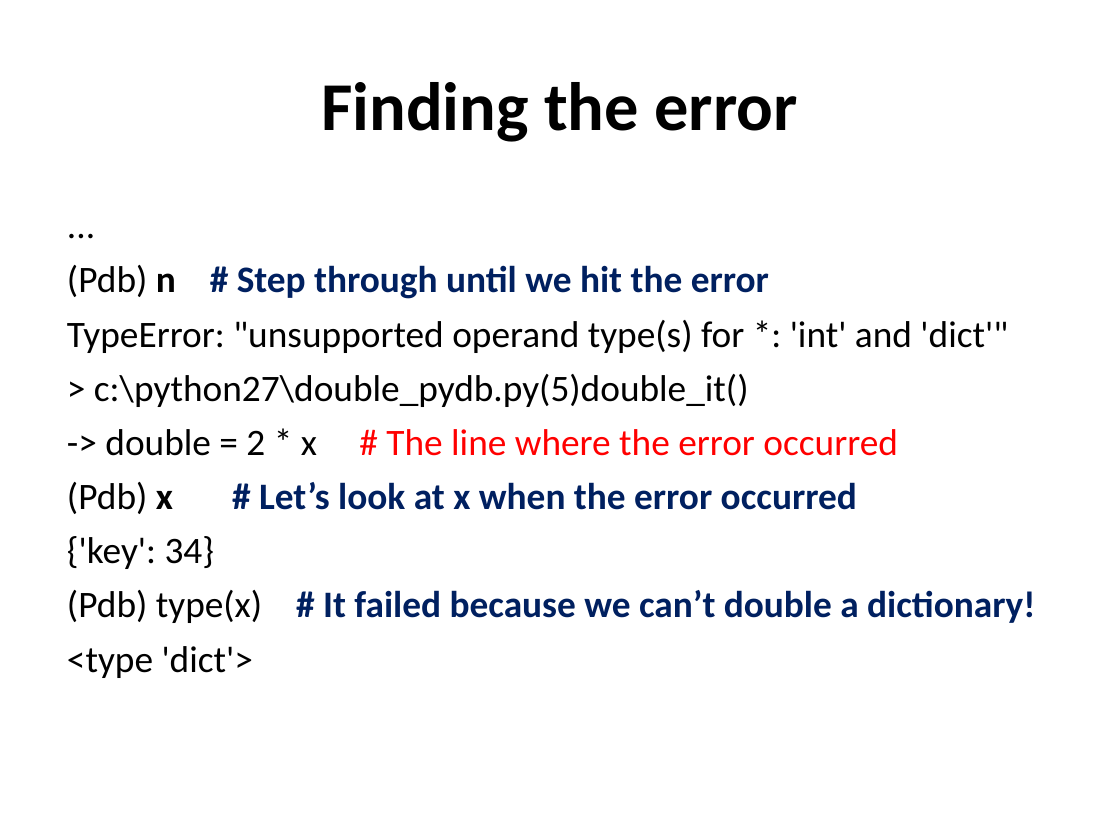
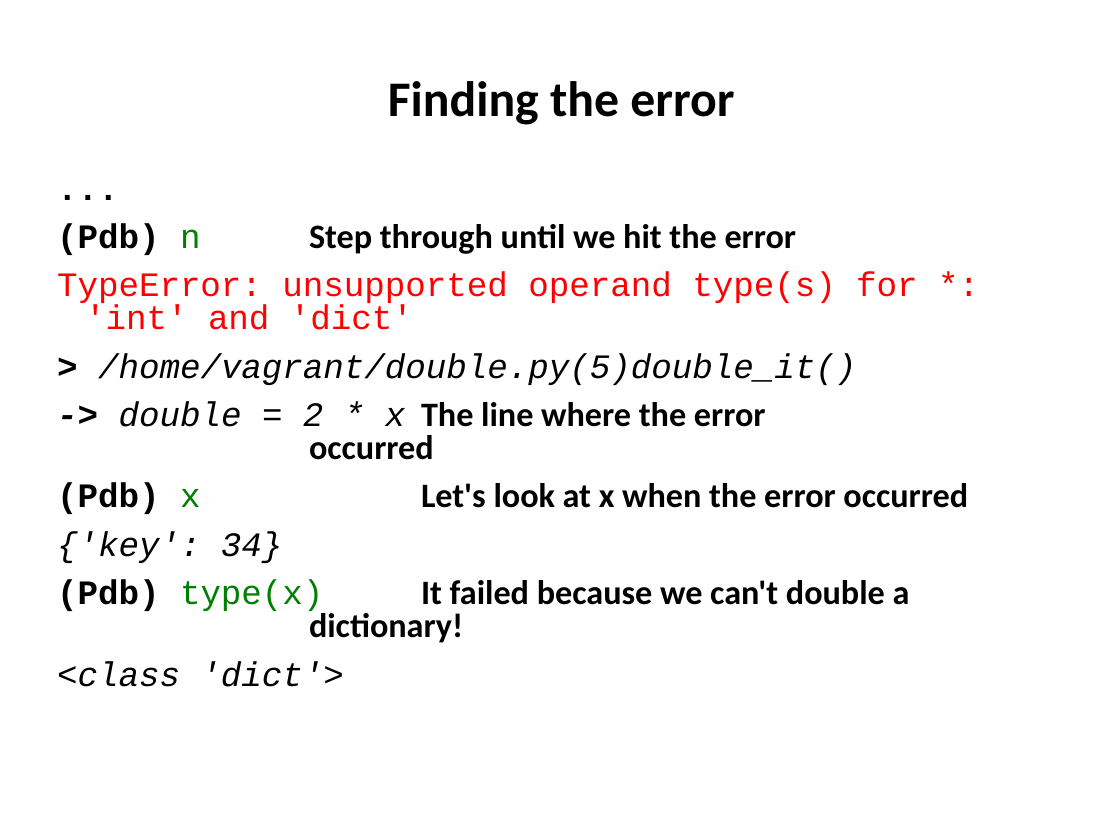
Before and after one commit to ncasuk/ncas-isc, a slide deck: slide 10 of python/presentations/learning_python/21_ceda-log-pdb.ppt. Drawn at 1120x840 pixels with LibreOffice and Linux fonts; fonts in the diff are those of the drawing; background and template pictures are left out. Boxes give left, top, right and bottom in pixels: in the first picture for what was removed or moved away, otherwise in the second. Text is boxed around its words. In the diff, an @@ line names an element or a change of style, - is before the commit and + after.

Commit message:
Updated and checked learning_python21-24, also updated formatting of shell excercises

```diff
--- a/python/presentations/learning_python/21_ceda-log-pdb.ppt
+++ b/python/presentations/learning_python/21_ceda-log-pdb.ppt
@@ title "Finding the error": place and size @@
-title "Finding the error" at [321,82,797,142]
+title "Finding the error" at [388,81,734,125]
@@ title "Finding the error" at [388,81,734,125]: size 44 to 32 pt; line spacing 1 to 0.9 @@
@@ text "...": place and size @@
-text "..." at [67,265,1035,678]
+text "..." at [57,223,968,687]
@@ text at [57,223,968,514]: text changed; size 24 to 22 pt; font Calibri to Courier New @@
-(Pdb) n # Step through until we hit the error
-TypeError: "unsupported operand type(s) for *: 'int' and 'dict'"
-> c:\python27\double_pydb.py(5)double_it()
--> double = 2 * x # The line where the error occurred
-(Pdb) x # Let’s look at x when the error occurred
+(Pdb) n Step through until we hit the error
+TypeError: unsupported operand type(s) for *: 'int' and 'dict'
+> /home/vagrant/double.py(5)double_it()
+-> double = 2 * x The line where the error occurred
+(Pdb) x Let's look at x when the error occurred
@@ text at [57,531,282,563]: size 24 to 22 pt, font Calibri to Courier New in "...", "{'key': 34}"; bold on in "..."; italic on in "{'key': 34}"; indent changed; line spacing 1 to 0.8; more space between paragraphs @@
@@ text at [57,579,910,687]: text changed; size 24 to 22 pt; text colour #002060 to #000000 @@
-(Pdb) type(x) # It failed because we can’t double a dictionary!
-<type 'dict'>
+(Pdb) type(x) It failed because we can't double a dictionary!
+<class 'dict'>
```
Also in this commit, not shown: 9 other slides changed, 4 other files.
